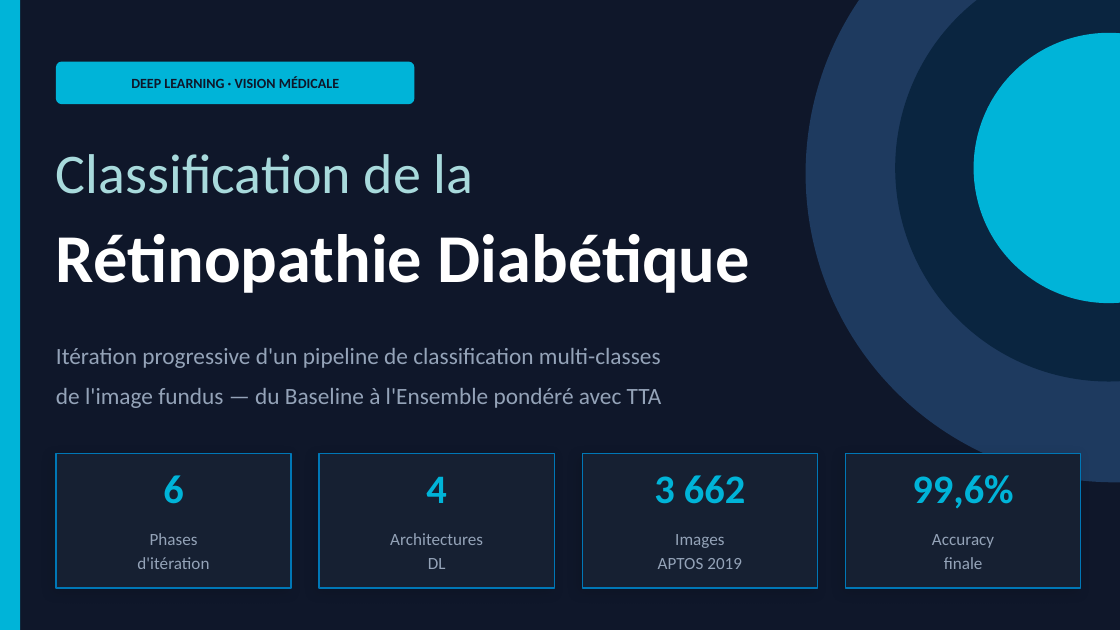
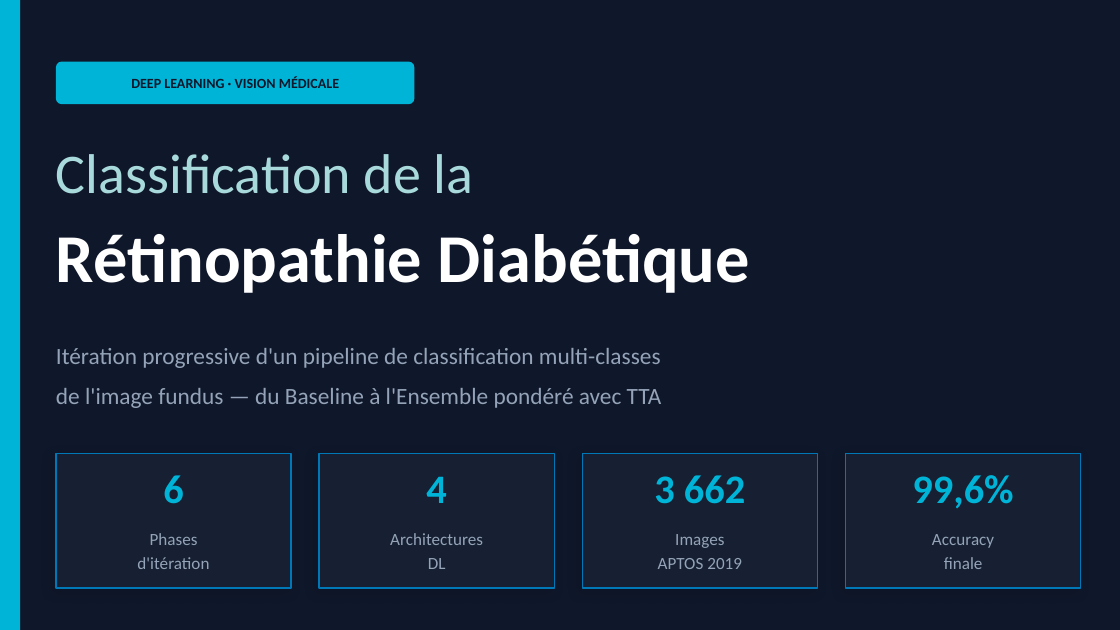
Before and after one commit to mariembouhlel/OPHAI, a slide deck: slide 1 of presentation.pptx. Drawn at 1120x630 pixels with LibreOffice and Linux fonts; fonts in the diff are those of the drawing. Boxes give left, top, right and bottom in pixels: in the first picture for what was removed or moved away, otherwise in the second. Text is boxed around its words. In the diff, an @@ line names an element or a change of style, - is before the commit and + after.

```diff
--- a/presentation.pptx
+++ b/presentation.pptx
@@ ellipse removed at (806,0,1120,482) @@
@@ ellipse removed at (896,0,1120,381) @@
@@ ellipse removed at (974,34,1120,302) @@
```
Also in this commit, not shown: 1 other slide changed, 10 other files.
